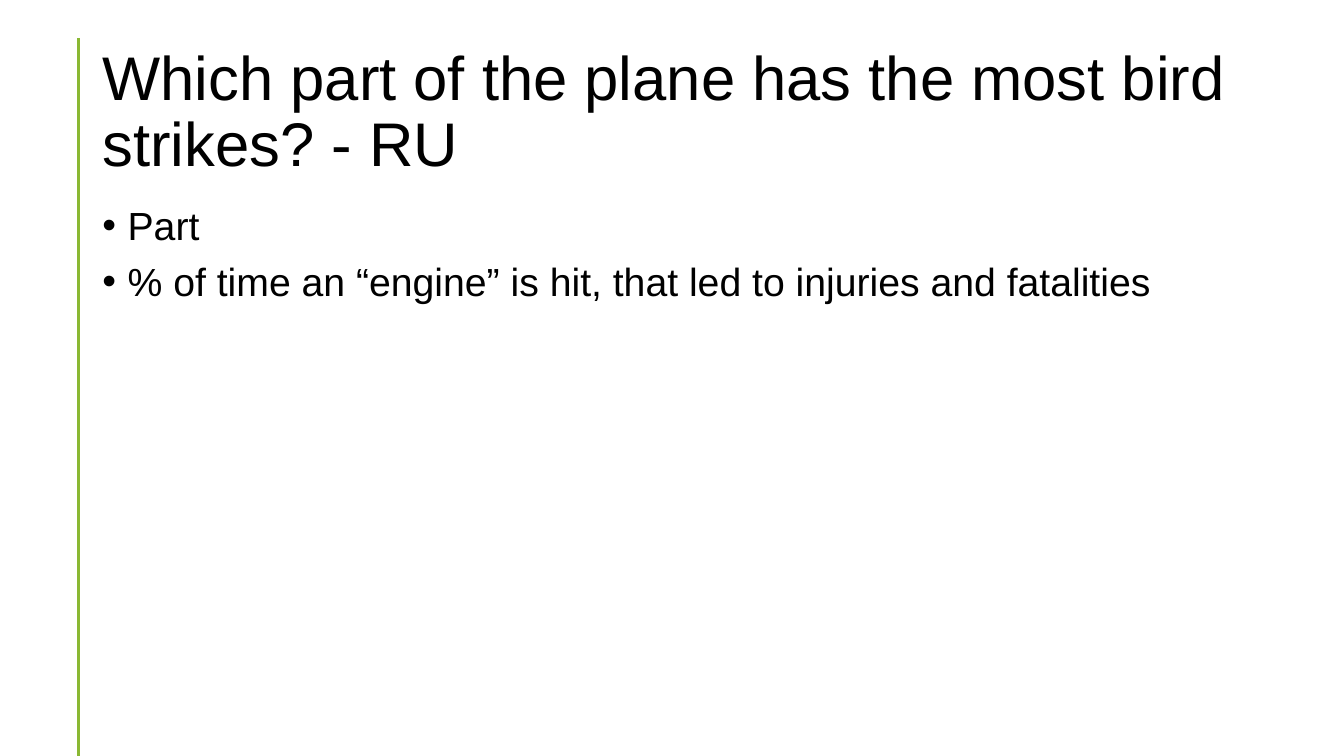
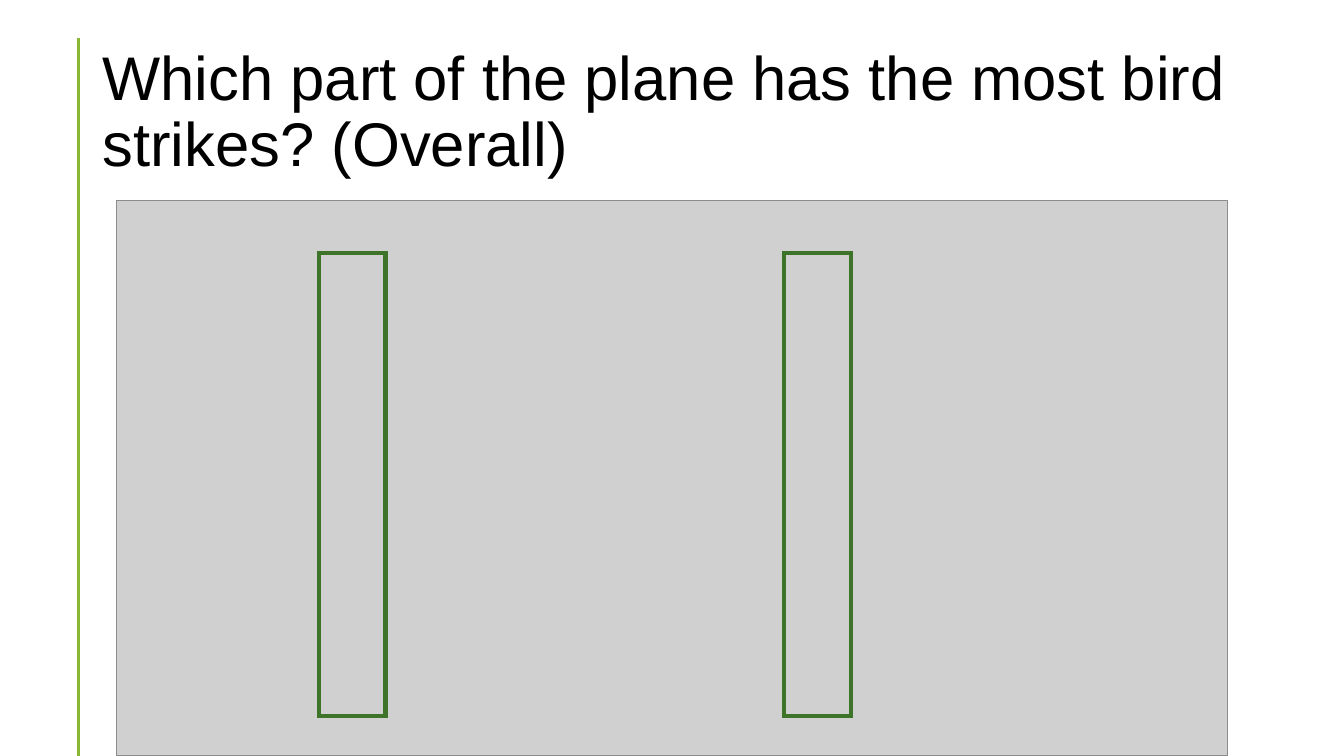
Before and after one commit to kplam624/Birds-Plane-Incident-Analysis, a slide deck: slide 14 of Project-1_CombatWombats.pptx (slide 11 before the commit). Drawn at 1344x756 pixels with LibreOffice and Linux fonts; fonts in the diff are those of the drawing; grey boxes stand for pictures. Boxes give left, top, right and bottom in pixels: in the first picture for what was removed or moved away, otherwise in the second. Text is boxed around its words. In the diff, an @@ line names an element or a change of style, - is before the commit and + after.

```diff
--- a/Project-1_CombatWombats.pptx
+++ b/Project-1_CombatWombats.pptx
@@ title at <box>102,55,1225,178</box>: text changed @@
-Which part of the plane has the most bird strikes? - RU
+Which part of the plane has the most bird strikes? (Overall)
@@ picture added at <box>117,201,1228,756</box> @@
@@ text removed at <box>128,213,1151,304</box> @@
-• Part
-• % of time an “engine” is hit, that led to injuries and fatalities
@@ rectangle added at <box>320,253,386,716</box>, outline #3E752A 3 pt @@
@@ rectangle added at <box>784,253,851,716</box>, outline #3E752A 3 pt @@
```
Also in this commit, not shown: 10 other slides changed, 9 slides added, 3 slides removed.
